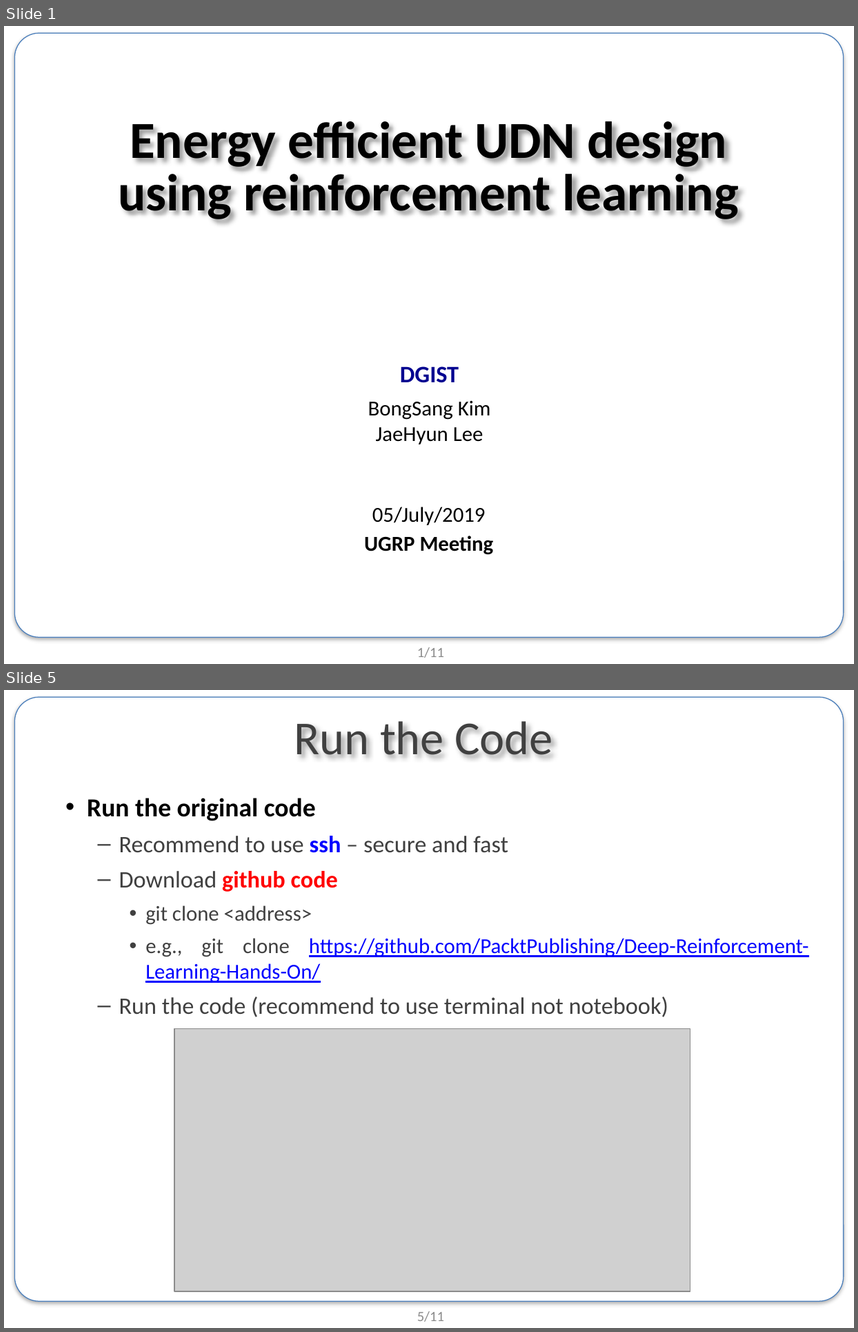
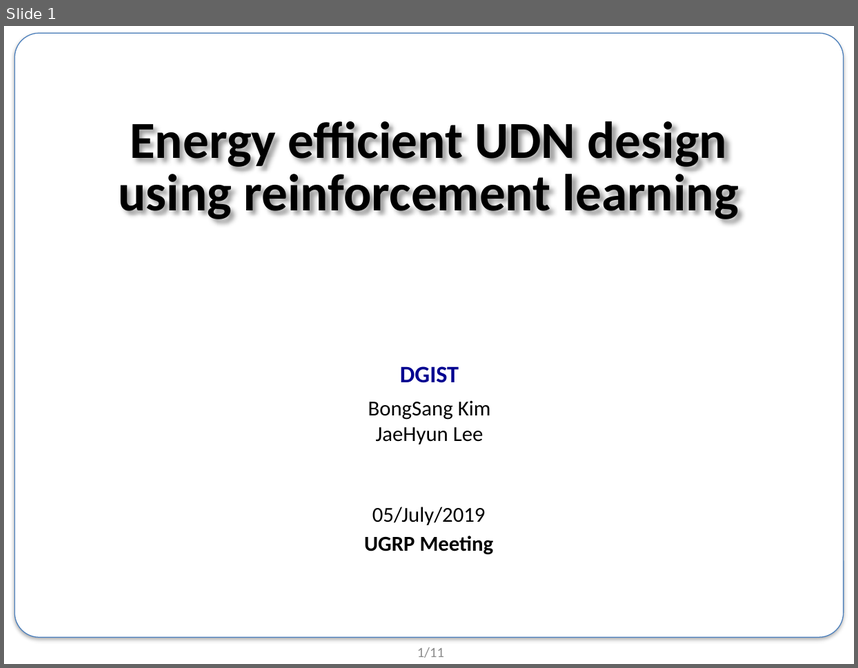
Before and after one commit to BongSangKim/UGRP, a slide deck: 0704 미팅/190704_UGRP_발표자료.pptx. Shown one above the other, each under a label of ours: slides 1 and 5 before the commit, slide 1 after it; the slides between them are not shown. The pictures are 858x1332 and 858x668 pixels, drawn with LibreOffice and Linux fonts; fonts in the diff are those of the drawing; grey boxes stand for pictures; background and template pictures are left out. Boxes give left, top, right and bottom in pixels: in the first picture for what was removed or moved away, otherwise in the second. Text is boxed around its words. In the diff, an @@ line names an element or a change of style, - is before the commit and + after.

```diff
--- a/0704 미팅/190704_UGRP_발표자료.pptx
+++ b/0704 미팅/190704_UGRP_발표자료.pptx
@@ slide 5 removed at [4, 690, 854, 1328], background #FFFFFF; not listed: 2 template elements that a slide beside it also shows @@
@@ title removed at [294, 721, 553, 756] @@
-Run the Code
@@ text removed at [87, 798, 809, 1017] @@
-• Run the original code
-  – Recommend to use ssh – secure and fast
-  – Download github code
-    • git clone <address>
-    • e.g., git clone https://github.com/PacktPublishing/Deep-Reinforcement-Learning-Hands-On/
-  – Run the code (recommend to use terminal not notebook)
@@ picture removed at [174, 1028, 690, 1291] @@
```
Also in this commit, not shown: 1 slide changed, 7 slides added, 14 other slides removed, 1 other file.
